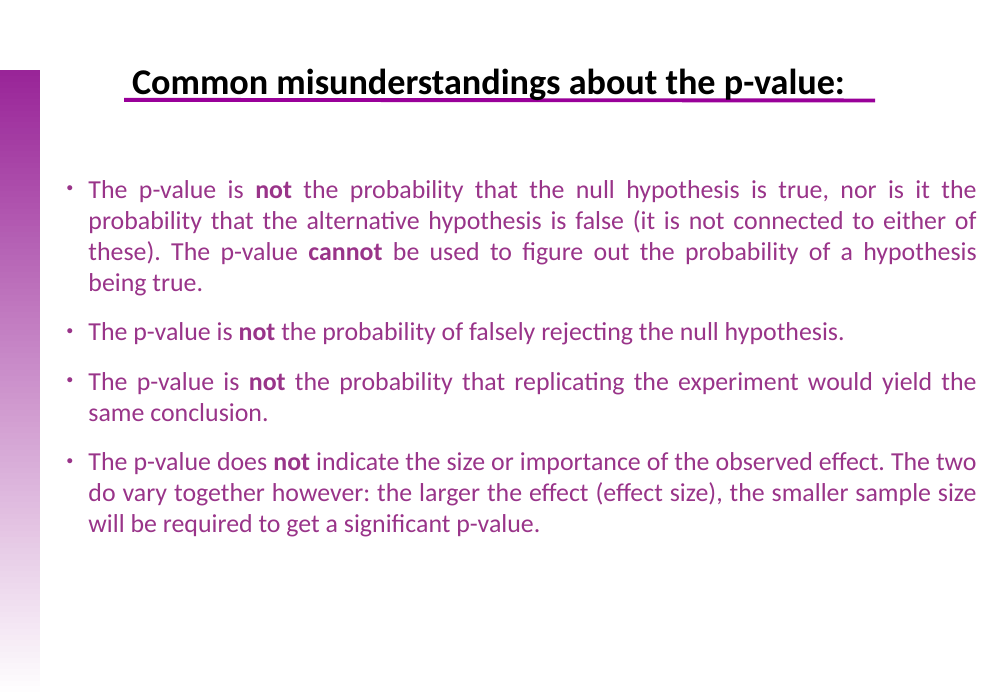
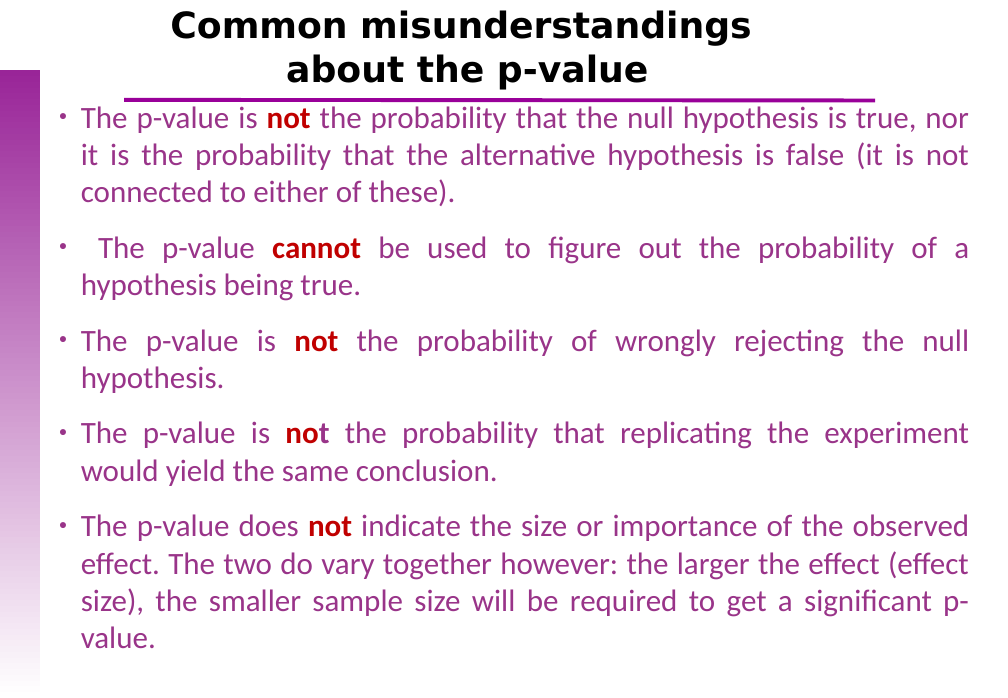
Before and after one commit to uebvhir/Course_Basic_Statistics_2019, a slide deck: slide 44 of Sessio_6/EBB_2018_Session_6_Hypothesis_tests.pptx (slide 34 before the commit). Drawn at 1008x698 pixels with LibreOffice and Linux fonts; fonts in the diff are those of the drawing; background and template pictures are left out. Boxes give left, top, right and bottom in pixels: in the first picture for what was removed or moved away, otherwise in the second. Text is boxed around its words. In the diff, an @@ line names an element or a change of style, - is before the commit and + after.

```diff
--- a/Sessio_6/EBB_2018_Session_6_Hypothesis_tests.pptx
+++ b/Sessio_6/EBB_2018_Session_6_Hypothesis_tests.pptx
@@ text at (x1=170, y1=10, x2=752, y2=90): text changed; font Calibri to DejaVu Sans @@
-Common misunderstandings about the p-value:
+Common misunderstandings
+about the p-value
@@ text "The p-value is not the ..." moved from (x1=88, y1=180, x2=977, y2=506) to (x1=81, y1=102, x2=970, y2=648) @@
@@ text at (x1=81, y1=102, x2=969, y2=393): text changed; size 20 to 24 pt @@
-● The p-value is not the probability that the null hypothesis is true, nor is it the probability that the alternative hypothesis is false (it is not connected to either of these). The p-value cannot be used to figure out the probability of a hypothesis being true.
-● The p-value is not the probability of falsely rejecting the null hypothesis.
+● The p-value is not the probability that the null hypothesis is true, nor it is the probability that the alternative hypothesis is false (it is not connected to either of these).
+● The p-value cannot be used to figure out the probability of a hypothesis being true.
+● The p-value is not the probability of wrongly rejecting the null hypothesis.
@@ text at (x1=81, y1=421, x2=970, y2=648): size 20 to 24 pt in "The p-value is not the probability that ...", "The p-value does not indicate the size ..."; text colour #993489 to #C00000 in "not", "not" @@
```
Also in this commit, not shown: 4 other slides changed, 8 slides added, 2 slides removed, 15 other files.
